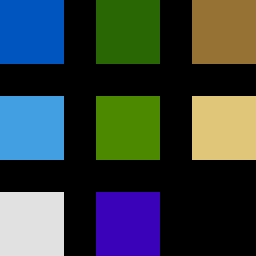
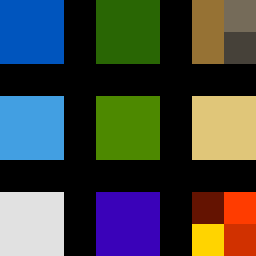
The second (256, 256) image is a revision of the first. Changes to its layers:
added layer "Layer 14" above "Layer 13" over [224, 32, 256, 64]
added layer "Layer 13" above "Layer 12" over [224, 0, 256, 32]
added layer "Layer 12" above "Layer 11" over [224, 224, 256, 256]
added layer "Layer 11" above "Layer 10" over [192, 224, 224, 256]
added layer "Layer 10" above "Layer 9" over [224, 192, 256, 224]
added layer "Layer 9" above "Layer 8" over [192, 192, 224, 224]
